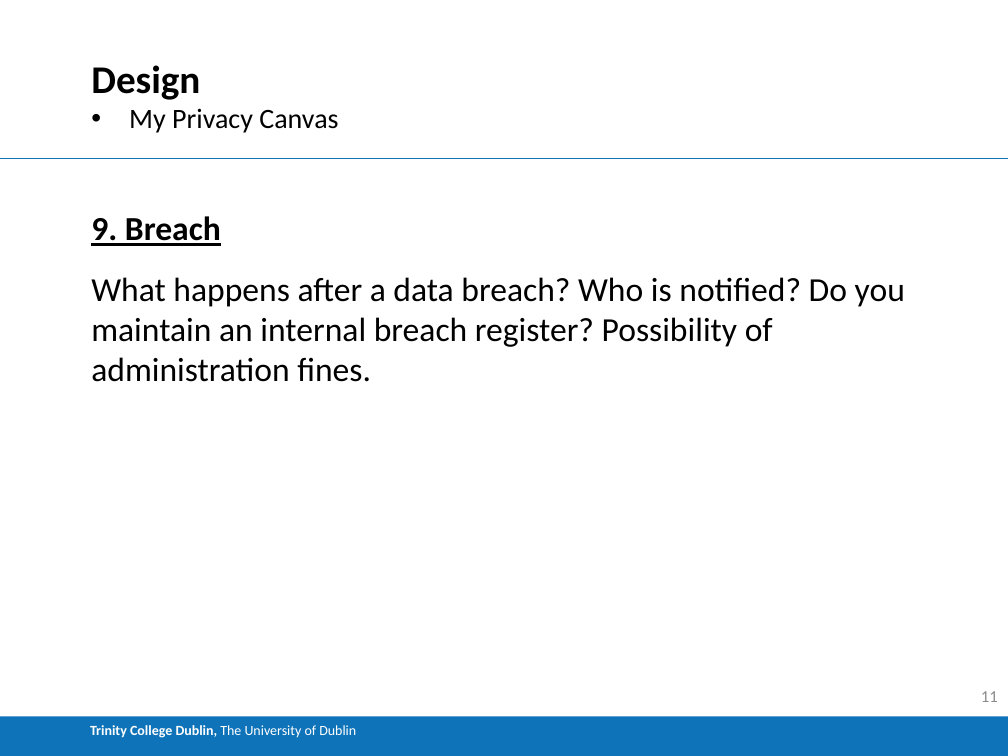
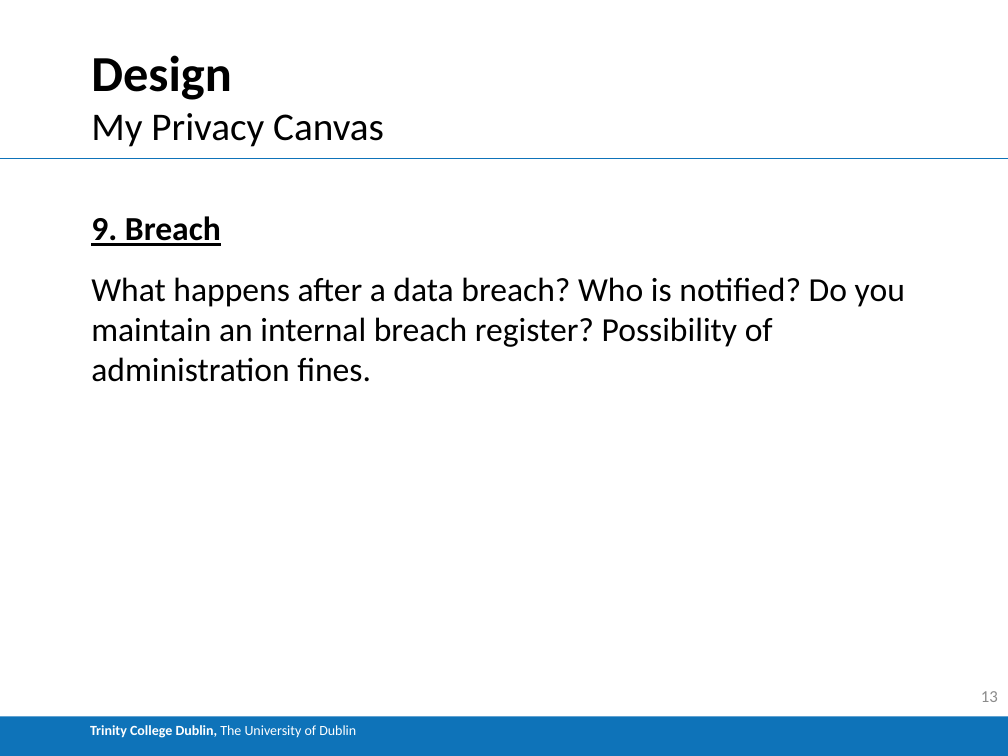
Before and after one commit to Buckley258/FYP, a slide deck: slide 13 of FYP_Demo.pptx (slide 11 before the commit). Drawn at 1008x756 pixels with LibreOffice and Linux fonts; fonts in the diff are those of the drawing. Boxes give left, top, right and bottom in pixels: in the first picture for what was removed or moved away, otherwise in the second. Text is boxed around its words. In the diff, an @@ line names an element or a change of style, - is before the commit and + after.

```diff
--- a/FYP_Demo.pptx
+++ b/FYP_Demo.pptx
@@ title "Design" at (91, 55, 231, 100): size 28 to 36 pt @@
@@ text "My Privacy Canvas" at (91, 113, 384, 147): size 20 to 28 pt; bullet • to none @@
@@ page number at (981, 691, 998, 702): text changed @@
-11
+13
```
Also in this commit, not shown: 16 other slides changed, 4 slides added, 3 slides removed, 2 other files.
